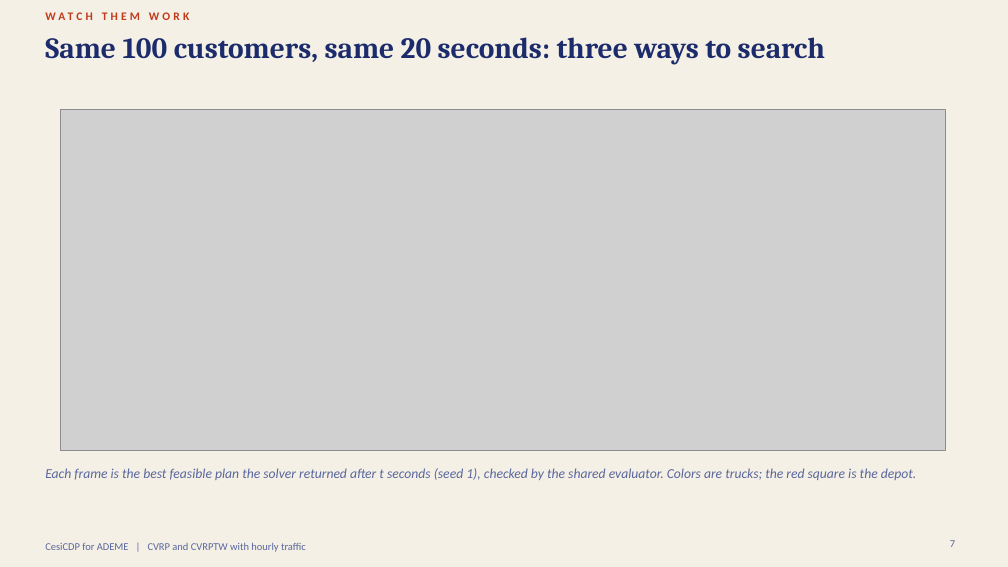
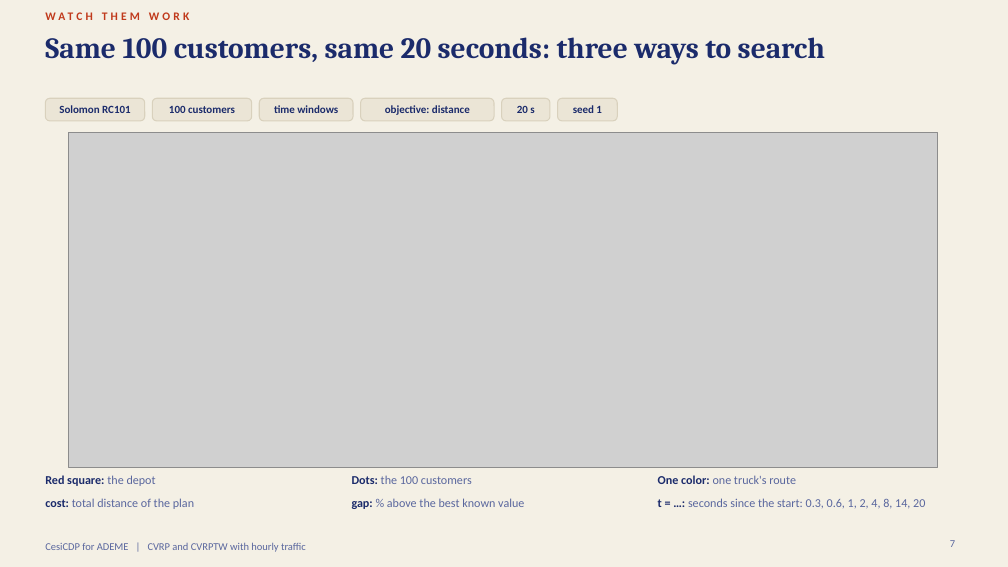
Before and after one commit to zzaved/cesi-cvrp-metaheuristics, a slide deck: slide 7 of presentation/cvrp_final_presentation.pptx. Drawn at 1008x567 pixels with LibreOffice and Linux fonts; fonts in the diff are those of the drawing; grey boxes stand for pictures. Boxes give left, top, right and bottom in pixels: in the first picture for what was removed or moved away, otherwise in the second. Text is boxed around its words. In the diff, an @@ line names an element or a change of style, - is before the commit and + after.

```diff
--- a/presentation/cvrp_final_presentation.pptx
+++ b/presentation/cvrp_final_presentation.pptx
@@ rounded rectangle added at <box>45,98,144,121</box>, fill #EBE5D6, outline #D9D1BD 1 pt @@
@@ text added at <box>59,105,131,113</box>, 10.5 pt, text #1B2B6B, bold @@
+Solomon RC101
@@ rounded rectangle added at <box>153,98,252,121</box>, fill #EBE5D6, outline #D9D1BD 1 pt @@
@@ text added at <box>169,106,235,113</box>, 10.5 pt, text #1B2B6B, bold @@
+100 customers
@@ rounded rectangle added at <box>259,98,353,121</box>, fill #EBE5D6, outline #D9D1BD 1 pt @@
@@ text added at <box>274,105,338,113</box>, 10.5 pt, text #1B2B6B, bold @@
+time windows
@@ rounded rectangle added at <box>361,98,494,121</box>, fill #EBE5D6, outline #D9D1BD 1 pt @@
@@ text added at <box>385,105,470,115</box>, 10.5 pt, text #1B2B6B, bold @@
+objective: distance
@@ rounded rectangle added at <box>501,98,550,121</box>, fill #EBE5D6, outline #D9D1BD 1 pt @@
@@ text added at <box>517,106,534,113</box>, 10.5 pt, text #1B2B6B, bold @@
+20 s
@@ rounded rectangle added at <box>558,98,618,121</box>, fill #EBE5D6, outline #D9D1BD 1 pt @@
@@ text added at <box>573,105,602,113</box>, 10.5 pt, text #1B2B6B, bold @@
+seed 1
@@ picture: place and size @@
-picture at <box>60,110,945,451</box>
+picture at <box>68,132,938,467</box>
@@ text removed at <box>45,468,916,480</box> @@
-Each frame is the best feasible plan the solver returned after t seconds (seed 1), checked by the shared evaluator. Colors are trucks; the red square is the depot.
@@ text added at <box>45,475,156,486</box>, 11.5 pt, text #1B2B6B, bold @@
+Red square: the depot
@@ text added at <box>352,476,472,484</box>, 11.5 pt, text #5A679E @@
+Dots: the 100 customers
@@ text added at <box>658,475,796,484</box>, 11.5 pt, text #5A679E @@
+One color: one truck's route
@@ text added at <box>45,498,194,509</box>, 11.5 pt, text #5A679E @@
+cost: total distance of the plan
@@ text added at <box>352,498,524,509</box>, 11.5 pt, text #5A679E @@
+gap: % above the best known value
@@ text added at <box>658,498,925,508</box>, 11.5 pt, text #5A679E @@
+t = …: seconds since the start: 0.3, 0.6, 1, 2, 4, 8, 14, 20
```
Also in this commit, not shown: 17 other slides changed, 1 slide added, 1 slide removed, 10 other files.
